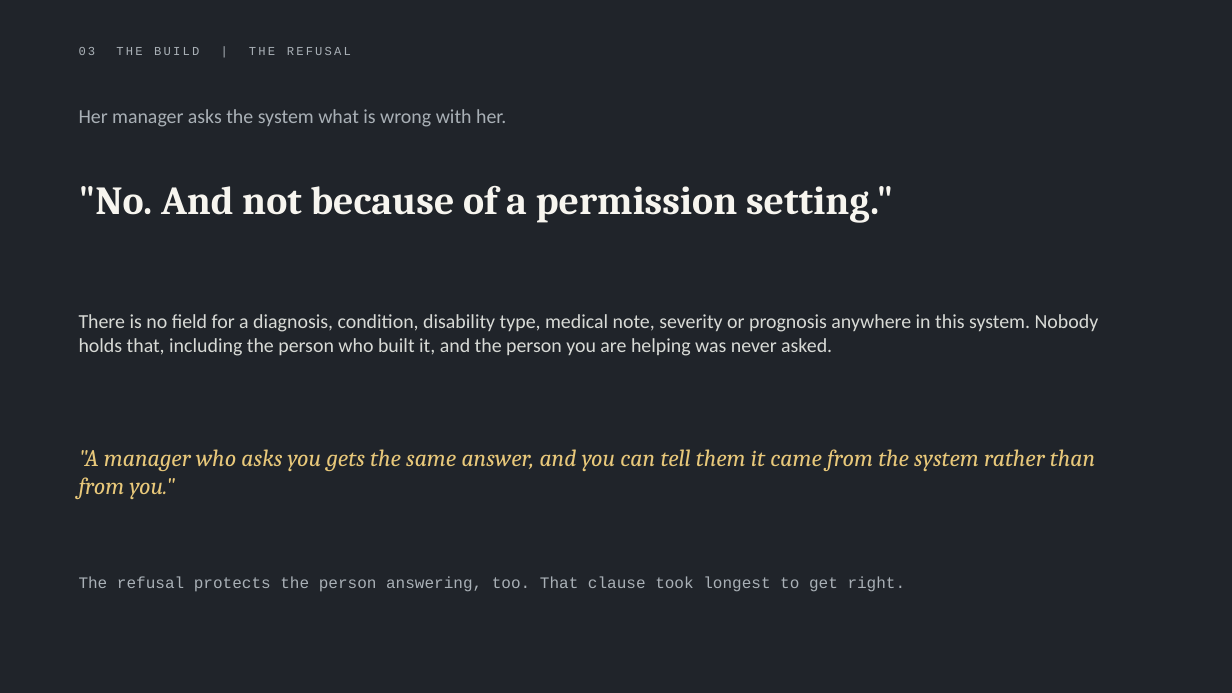
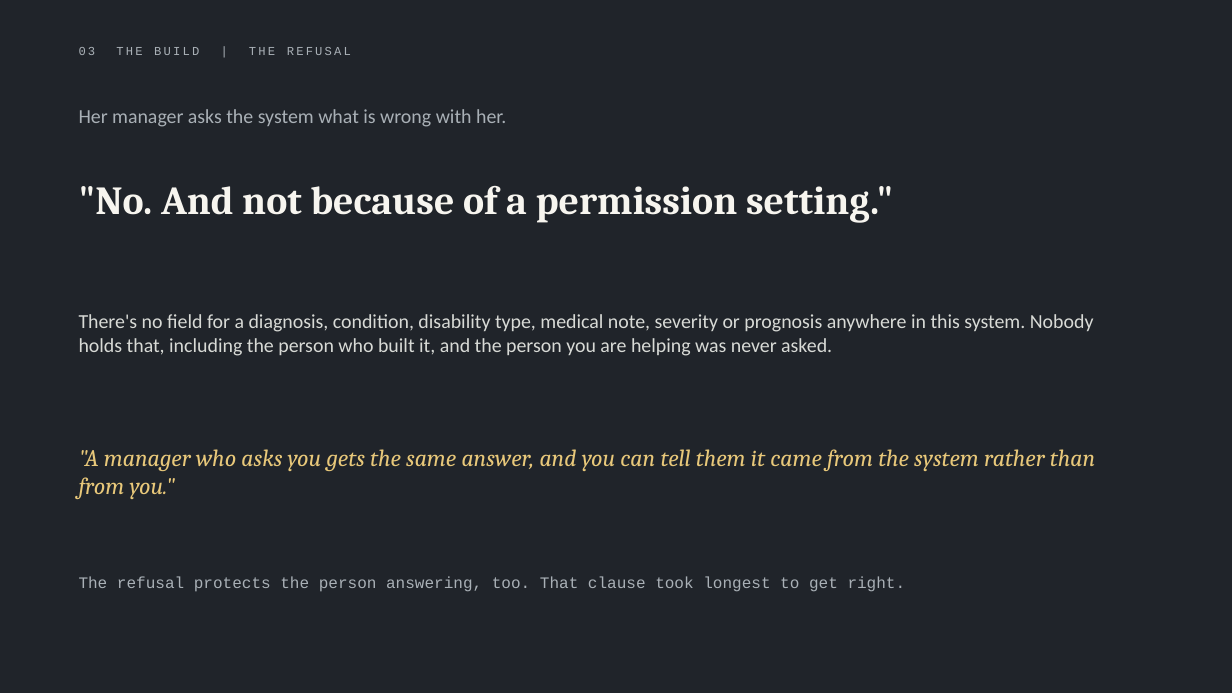
Before and after one commit to parthsevak2/curb-cut, a slide deck: slide 20 of submission/Curb-Cut.pptx. Drawn at 1232x693 pixels with LibreOffice and Linux fonts; fonts in the diff are those of the drawing. Boxes give left, top, right and bottom in pixels: in the first picture for what was removed or moved away, otherwise in the second. Text is boxed around its words. In the diff, an @@ line names an element or a change of style, - is before the commit and + after.

```diff
--- a/submission/Curb-Cut.pptx
+++ b/submission/Curb-Cut.pptx
@@ text at [79,314,1094,356]: text changed @@
-There is no field for a diagnosis, condition, disability type, medical note, severity or prognosis anywhere in this system. Nobody holds that, including the person who built it, and the person you are helping was never asked.
+There's no field for a diagnosis, condition, disability type, medical note, severity or prognosis anywhere in this system. Nobody holds that, including the person who built it, and the person you are helping was never asked.
```
Also in this commit, not shown: 20 other slides changed, 2 other files.
